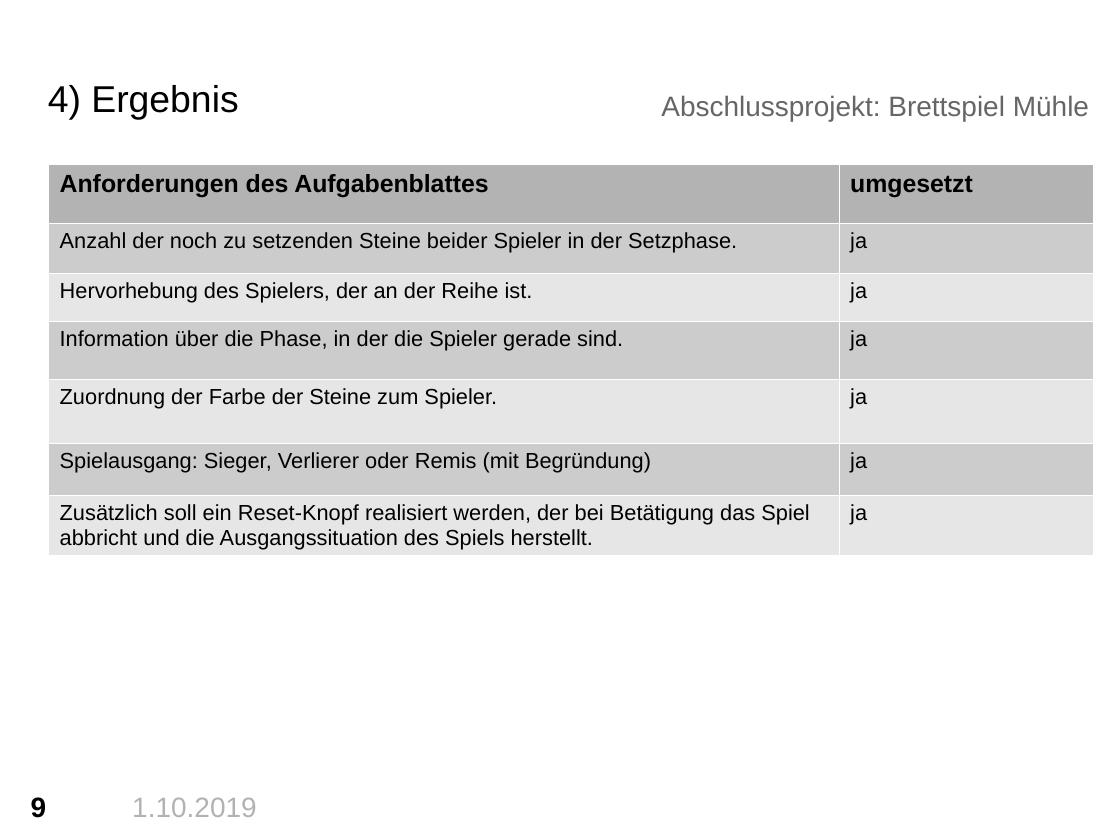
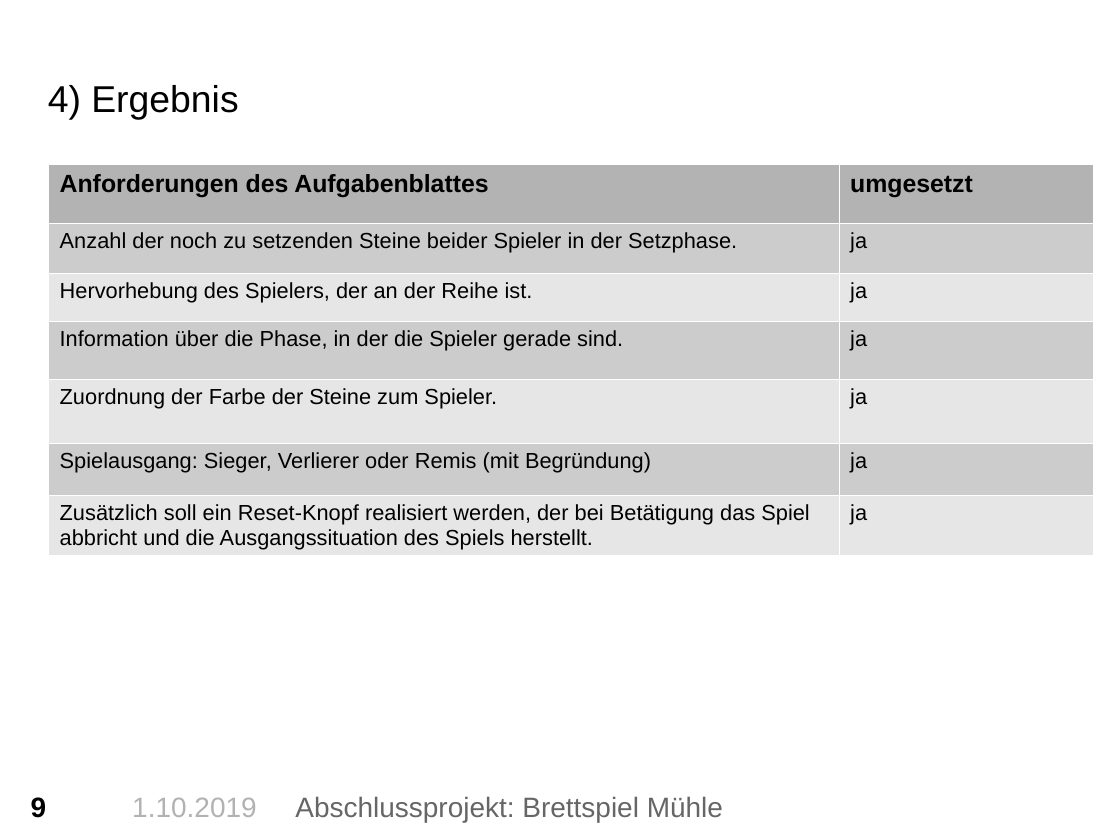
Before and after one commit to alicekre/Python_Muehle, a slide deck: slide 9 of PräsentationPython.pptx. Drawn at 1120x840 pixels with LibreOffice and Linux fonts; fonts in the diff are those of the drawing; background and template pictures are left out. Boxes give left, top, right and bottom in pixels: in the first picture for what was removed or moved away, otherwise in the second. Text is boxed around its words. In the diff, an @@ line names an element or a change of style, - is before the commit and + after.

```diff
--- a/PräsentationPython.pptx
+++ b/PräsentationPython.pptx
@@ text "Abschlussprojekt: Brettspiel Mühle": place and size @@
-text "Abschlussprojekt: Brettspiel Mühle" at <box>661,95,1089,121</box>
+text "Abschlussprojekt: Brettspiel Mühle" at <box>295,796,723,822</box>
```
Also in this commit, not shown: 4 other slides changed.
